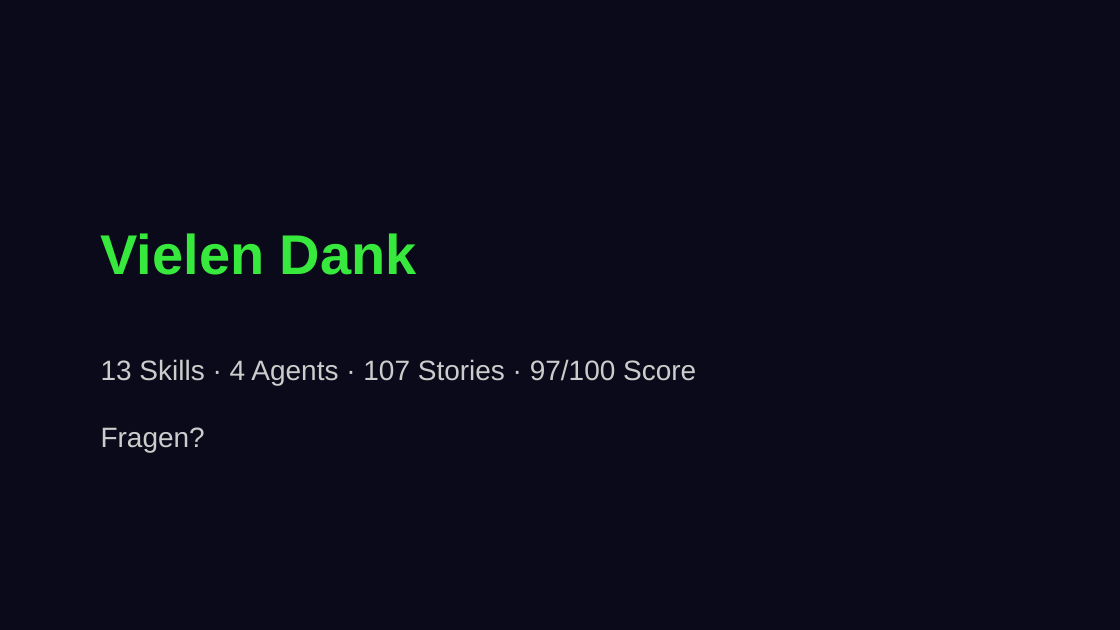
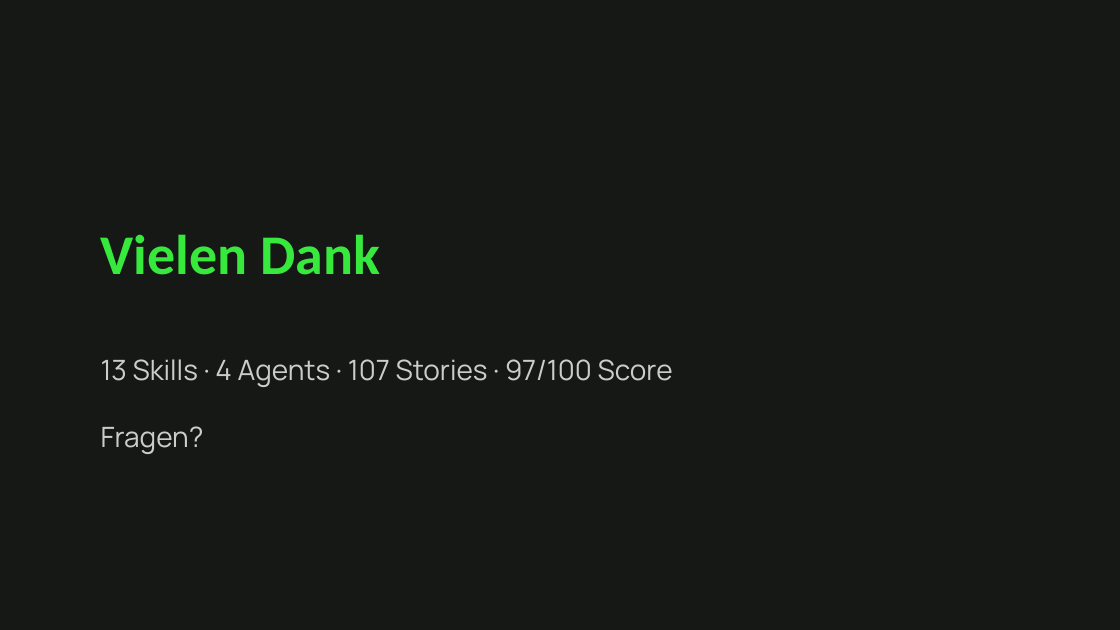
Before and after one commit to FrankMilius/NEO-DS, a slide deck: slide 42 of data/dev-process-schulung.pptx (slide 47 before the commit). Drawn at 1120x630 pixels with LibreOffice and Linux fonts; fonts in the diff are those of the drawing. Boxes give left, top, right and bottom in pixels: in the first picture for what was removed or moved away, otherwise in the second. Text is boxed around its words. In the diff, an @@ line names an element or a change of style, - is before the commit and + after.

```diff
--- a/data/dev-process-schulung.pptx
+++ b/data/dev-process-schulung.pptx
@@ background #0A0A1A to #161816 @@
@@ text "Vielen Dank" at (101, 234, 380, 275): font Arial to Calibri @@
@@ text "13 Skills · 4 Agents ..." at (101, 359, 673, 454): font Arial to Manrope @@
```
Also in this commit, not shown: 41 other slides changed, 5 slides removed, 1 other file.
